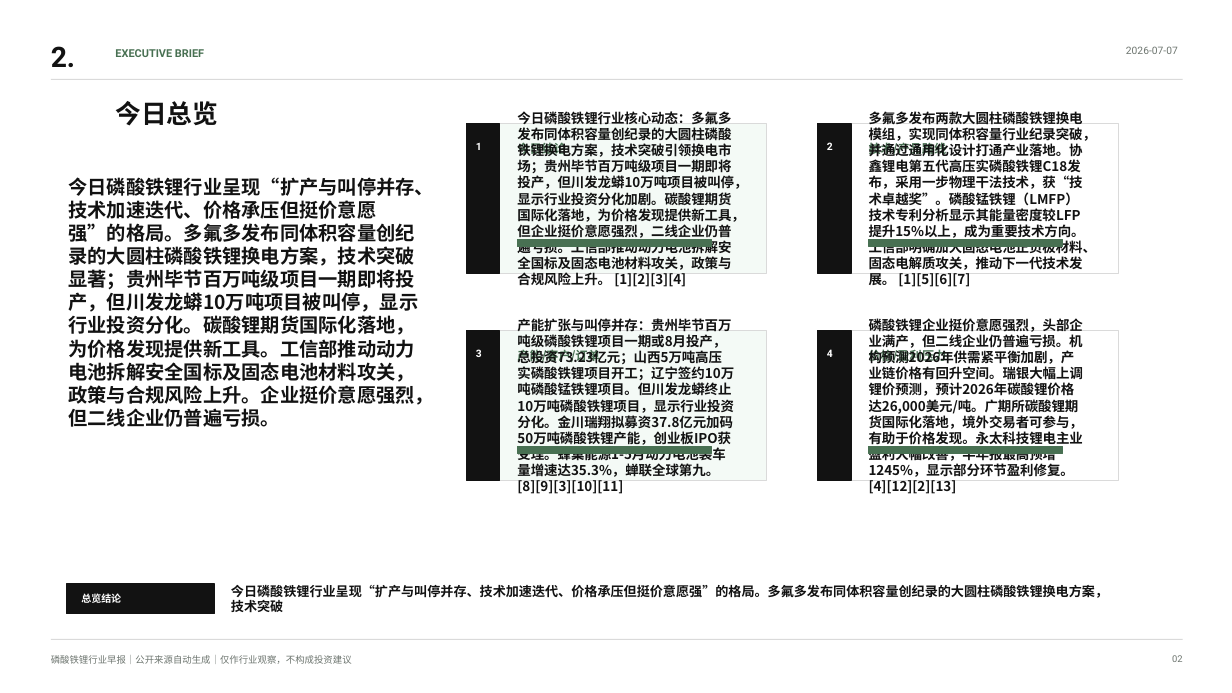
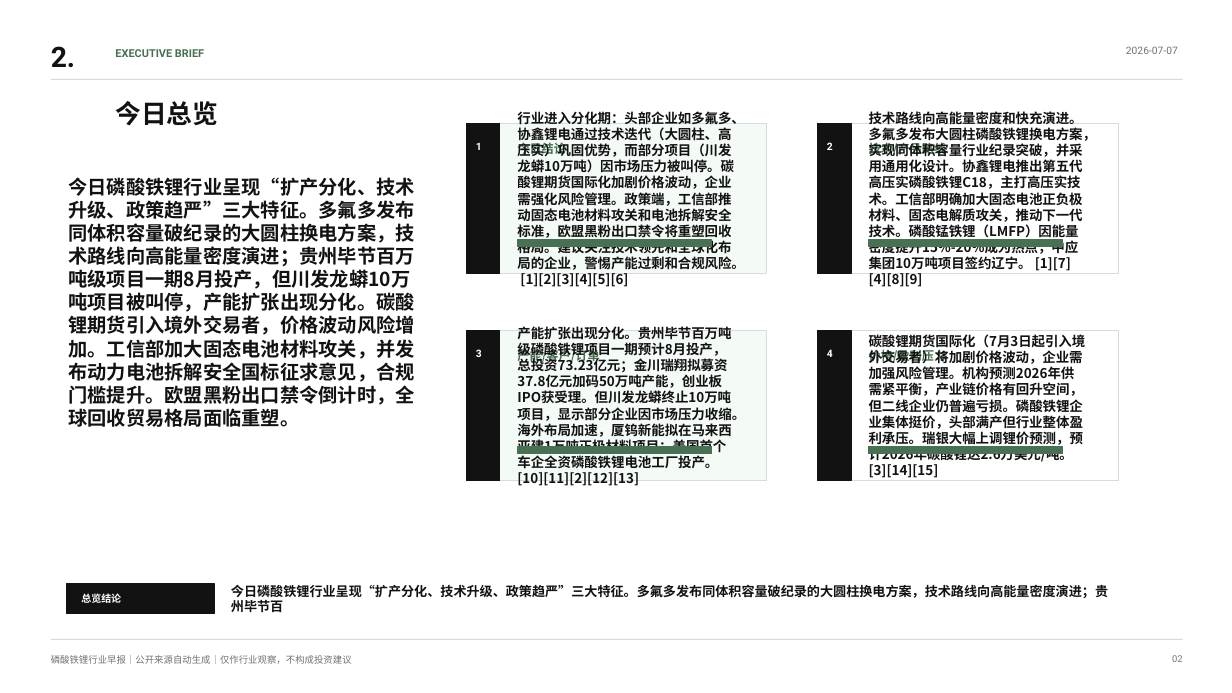
Before and after one commit to nicholsonbeckettr-glitch/spark-public, a slide deck: slide 2 of docs/reports/2026-07-07.pptx. Drawn at 1232x693 pixels with LibreOffice and Linux fonts; fonts in the diff are those of the drawing. Boxes give left, top, right and bottom in pixels: in the first picture for what was removed or moved away, otherwise in the second. Text is boxed around its words. In the diff, an @@ line names an element or a change of style, - is before the commit and + after.

```diff
--- a/docs/reports/2026-07-07.pptx
+++ b/docs/reports/2026-07-07.pptx
@@ text at (517,111,744,287): text changed @@
-今日磷酸铁锂行业核心动态：多氟多发布同体积容量创纪录的大圆柱磷酸铁锂换电方案，技术突破引领换电市场；贵州毕节百万吨级项目一期即将投产，但川发龙蟒10万吨项目被叫停，显示行业投资分化加剧。碳酸锂期货国际化落地，为价格发现提供新工具，但企业挺价意愿强烈，二线企业仍普遍亏损。工信部推动动力电池拆解安全国标及固态电池材料攻关，政策与合规风险上升。 [1][2][3][4]
+行业进入分化期：头部企业如多氟多、协鑫锂电通过技术迭代（大圆柱、高压实）巩固优势，而部分项目（川发龙蟒10万吨）因市场压力被叫停。碳酸锂期货国际化加剧价格波动，企业需强化风险管理。政策端，工信部推动固态电池材料攻关和电池拆解安全标准，欧盟黑粉出口禁令将重塑回收格局。建议关注技术领先和全球化布局的企业，警惕产能过剩和合规风险。 [1][2][3][4][5][6]
@@ text at (869,111,1096,287): text changed @@
-多氟多发布两款大圆柱磷酸铁锂换电模组，实现同体积容量行业纪录突破，并通过通用化设计打通产业落地。协鑫锂电第五代高压实磷酸铁锂C18发布，采用一步物理干法技术，获“技术卓越奖”。磷酸锰铁锂（LMFP）技术专利分析显示其能量密度较LFP提升15%以上，成为重要技术方向。工信部明确加大固态电池正负极材料、固态电解质攻关，推动下一代技术发展。 [1][5][6][7]
+技术路线向高能量密度和快充演进。多氟多发布大圆柱磷酸铁锂换电方案，实现同体积容量行业纪录突破，并采用通用化设计。协鑫锂电推出第五代高压实磷酸铁锂C18，主打高压实技术。工信部明确加大固态电池正负极材料、固态电解质攻关，推动下一代技术。磷酸锰铁锂（LMFP）因能量密度提升15%-20%成为热点，中应集团10万吨项目签约辽宁。 [1][7][4][8][9]
@@ text at (68,177,414,427): text changed @@
-今日磷酸铁锂行业呈现“扩产与叫停并存、技术加速迭代、价格承压但挺价意愿强”的格局。多氟多发布同体积容量创纪录的大圆柱磷酸铁锂换电方案，技术突破显著；贵州毕节百万吨级项目一期即将投产，但川发龙蟒10万吨项目被叫停，显示行业投资分化。碳酸锂期货国际化落地，为价格发现提供新工具。工信部推动动力电池拆解安全国标及固态电池材料攻关，政策与合规风险上升。企业挺价意愿强烈，但二线企业仍普遍亏损。
+今日磷酸铁锂行业呈现“扩产分化、技术升级、政策趋严”三大特征。多氟多发布同体积容量破纪录的大圆柱换电方案，技术路线向高能量密度演进；贵州毕节百万吨级项目一期8月投产，但川发龙蟒10万吨项目被叫停，产能扩张出现分化。碳酸锂期货引入境外交易者，价格波动风险增加。工信部加大固态电池材料攻关，并发布动力电池拆解安全国标征求意见，合规门槛提升。欧盟黑粉出口禁令倒计时，全球回收贸易格局面临重塑。
@@ text at (517,326,745,486): text changed @@
-产能扩张与叫停并存：贵州毕节百万吨级磷酸铁锂项目一期或8月投产，总投资73.23亿元；山西5万吨高压实磷酸铁锂项目开工；辽宁签约10万吨磷酸锰铁锂项目。但川发龙蟒终止10万吨磷酸铁锂项目，显示行业投资分化。金川瑞翔拟募资37.8亿元加码50万吨磷酸铁锂产能，创业板IPO获受理。蜂巢能源1-5月动力电池装车量增速达35.3%，蝉联全球第九。 [8][9][3][10][11]
+产能扩张出现分化。贵州毕节百万吨级磷酸铁锂项目一期预计8月投产，总投资73.23亿元；金川瑞翔拟募资37.8亿元加码50万吨产能，创业板IPO获受理。但川发龙蟒终止10万吨项目，显示部分企业因市场压力收缩。海外布局加速，厦钨新能拟在马来西亚建1万吨正极材料项目；美国首个车企全资磷酸铁锂电池工厂投产。 [10][11][2][12][13]
@@ text at (869,334,1086,478): text changed @@
-磷酸铁锂企业挺价意愿强烈，头部企业满产，但二线企业仍普遍亏损。机构预测2026年供需紧平衡加剧，产业链价格有回升空间。瑞银大幅上调锂价预测，预计2026年碳酸锂价格达26,000美元/吨。广期所碳酸锂期货国际化落地，境外交易者可参与，有助于价格发现。永太科技锂电主业盈利大幅改善，半年报最高预增1245%，显示部分环节盈利修复。 [4][12][2][13]
+碳酸锂期货国际化（7月3日起引入境外交易者）将加剧价格波动，企业需加强风险管理。机构预测2026年供需紧平衡，产业链价格有回升空间，但二线企业仍普遍亏损。磷酸铁锂企业集体挺价，头部满产但行业整体盈利承压。瑞银大幅上调锂价预测，预计2026年碳酸锂达2.6万美元/吨。 [3][14][15]
@@ text at (231,585,1108,612): text changed @@
-今日磷酸铁锂行业呈现“扩产与叫停并存、技术加速迭代、价格承压但挺价意愿强”的格局。多氟多发布同体积容量创纪录的大圆柱磷酸铁锂换电方案，技术突破
+今日磷酸铁锂行业呈现“扩产分化、技术升级、政策趋严”三大特征。多氟多发布同体积容量破纪录的大圆柱换电方案，技术路线向高能量密度演进；贵州毕节百
```
Also in this commit, not shown: 7 other slides changed, 1 slide removed, 3 other files.
